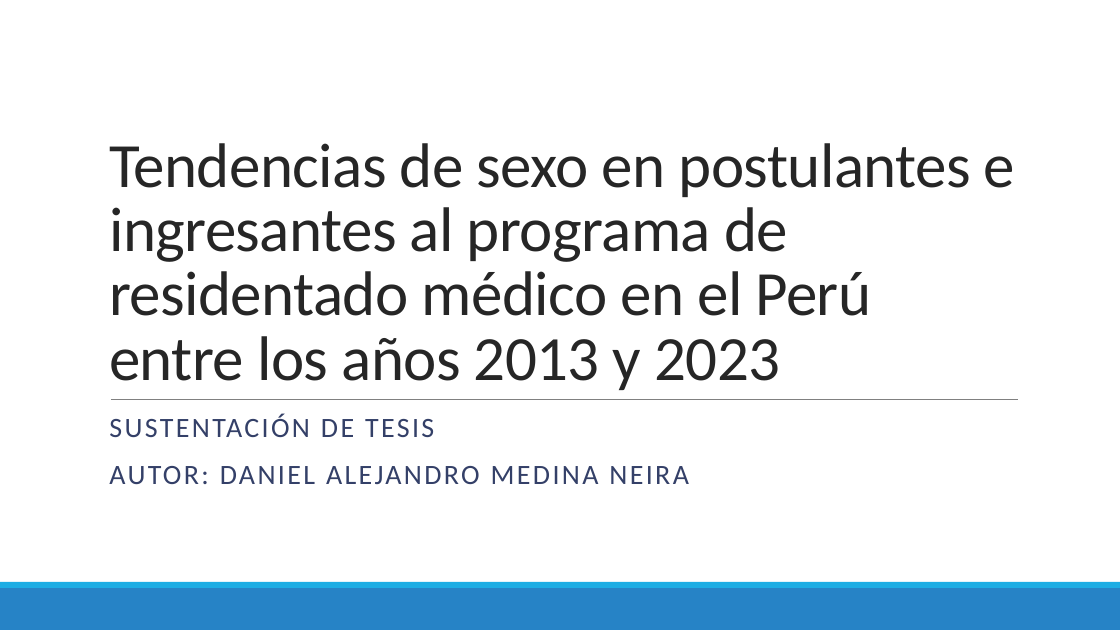
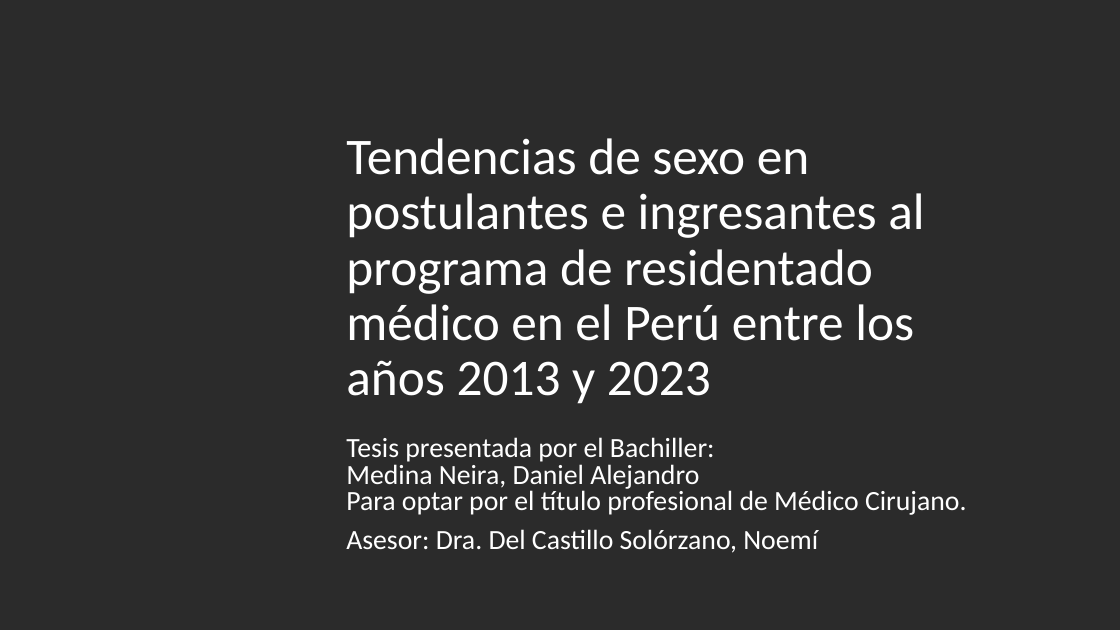
Before and after one commit to danimedi/tesis_genero_especialidades, a slide deck: slide 1 of doc/diapositivas_sustentacion_tesis.pptx. Drawn at 1120x630 pixels with LibreOffice and Linux fonts; fonts in the diff are those of the drawing; background and template pictures are left out; a plain dark background stands for a picture behind light text. Boxes give left, top, right and bottom in pixels: in the first picture for what was removed or moved away, otherwise in the second. Text is boxed around its words. In the diff, an @@ line names an element or a change of style, - is before the commit and + after.

```diff
--- a/doc/diapositivas_sustentacion_tesis.pptx
+++ b/doc/diapositivas_sustentacion_tesis.pptx
@@ background #FFFFFF to picture (left out) @@
@@ title "Tendencias de sexo en postulantes ...": place and size @@
-title "Tendencias de sexo en postulantes ..." at [109, 143, 1015, 390]
+title "Tendencias de sexo en postulantes ..." at [346, 138, 924, 404]
@@ title "Tendencias de sexo en postulantes ..." at [346, 138, 924, 404]: size 54 to 44 pt, text colour #262626 to #FFFFFF, letter spacing -0.5 to 0 pt; line spacing 0.85 to 0.9; vertical alignment bottom to middle @@
@@ line removed from (111, 399) to (1018, 399) @@
@@ subtitle at [346, 437, 966, 553]: text changed; size 24 to 23.8 pt; text colour #344068 to #FFFFFF @@
-SUSTENTACIÓN DE TESIS
-AUTOR: DANIEL ALEJANDRO MEDINA NEIRA
+Tesis presentada por el Bachiller:
+Medina Neira, Daniel Alejandro
+Para optar por el título profesional de Médico Cirujano.
+Asesor: Dra. Del Castillo Solórzano, Noemí
@@ rectangle removed at [0, 588, 1120, 630] @@
@@ rectangle removed at [0, 582, 1120, 588] @@
```
Also in this commit, not shown: 64 other slides changed, 6 slides added, 7 slides removed.
